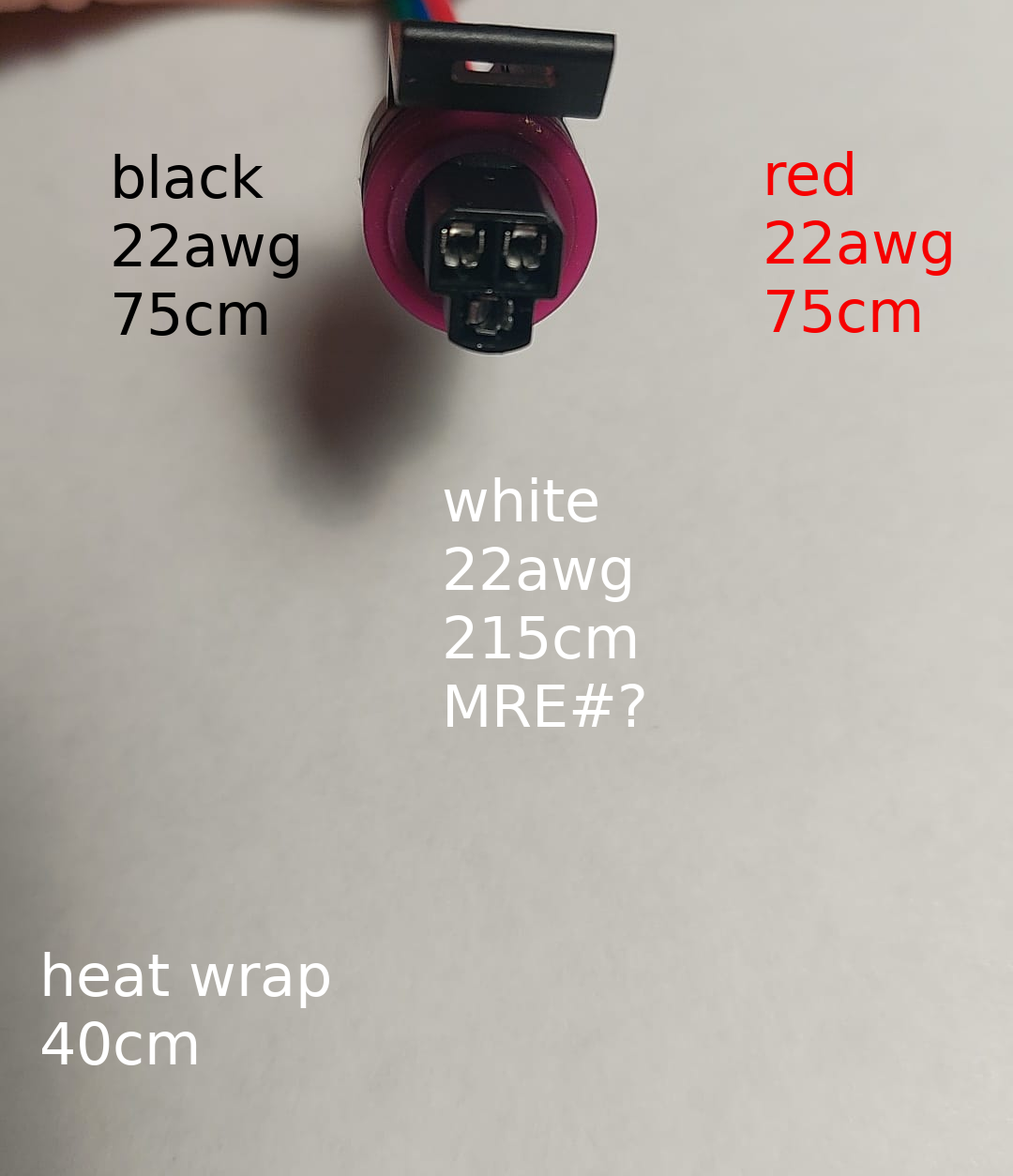
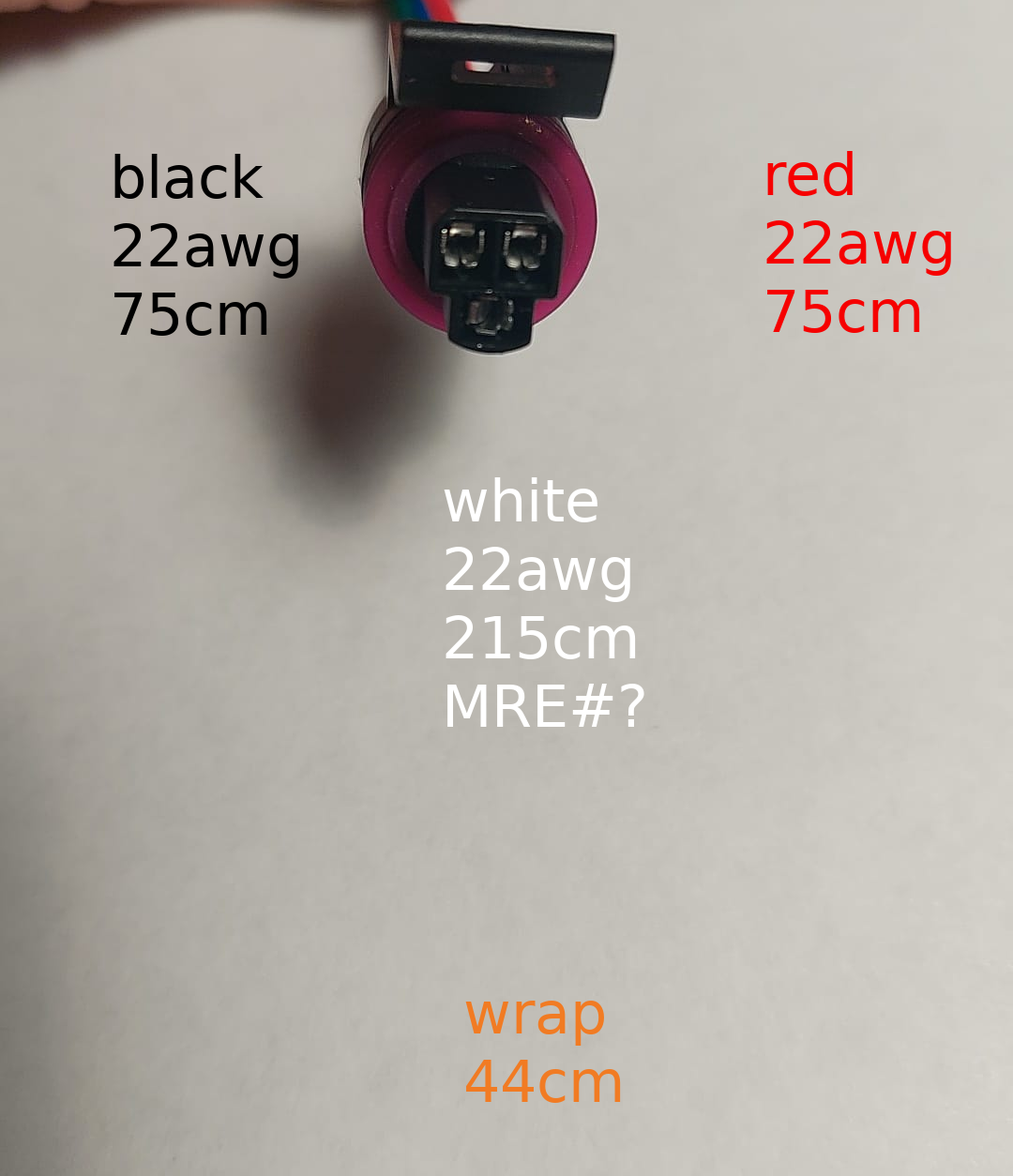
Layered file, before and after one edit (1013x1176). Changes by layer:
renamed "heat wrap ..." to "wrap ...", painted on it over (x1=42, y1=951, x2=621, y2=1103)
